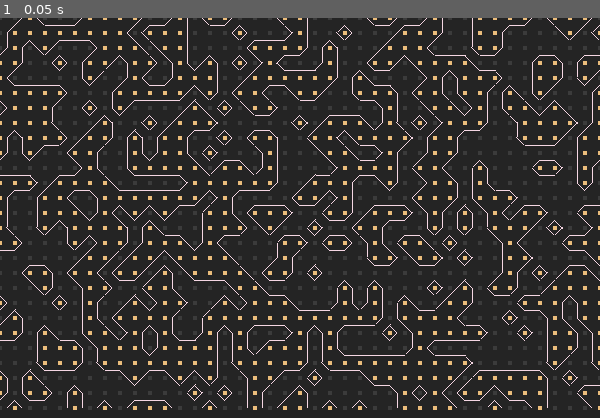
Above: before the commit, frame 1.
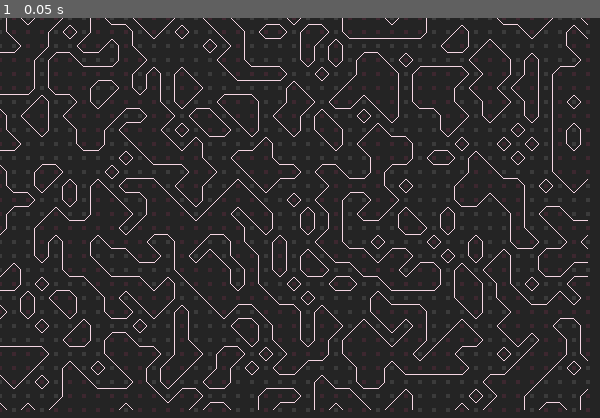
Above: after the commit, the same moment.

Repository: Excoh/marching-squares
Game: Godot game, scene res://basic_marching_square.tscn
The game is run twice, just before and just after one commit, with the same random seed, the same clock (stepped at 60 frames per second) and the same inputs. Before the commit the project starts from res://main.tscn. The engine's default icon, where the game draws it, is replaced by a stand-in: a white triangle on a blue panel in a dark square.
Inputs:
- Up to frame 1 (0.05 s): no input

The runs differ from the first frame. In frame 1, 15% of the frame differs, in the area x 0-100%, y 0-99%.

Commit message:
Finish implementing circle marching squares

Diff:
--- a/main.tscn
+++ b/basic_marching_square.tscn
@@ -1,32 +1,32 @@
 [gd_scene load_steps=5 format=3 uid="uid://bf2skljfmoj6w"]
 
-[ext_resource type="Script" path="res://grid.gd" id="1_lyfio"]
-[ext_resource type="Texture2D" uid="uid://gd8xktem37xe" path="res://icon.svg" id="2_3ixqg"]
-[ext_resource type="Script" path="res://mover.gd" id="3_vcnhy"]
-[ext_resource type="Script" path="res://camera_controller.gd" id="4_orihq"]
+[ext_resource type="Script" path="res://grid.gd" id="1_n74iy"]
+[ext_resource type="Texture2D" uid="uid://gd8xktem37xe" path="res://icon.svg" id="2_fgebs"]
+[ext_resource type="Script" path="res://mover.gd" id="3_aj0qn"]
+[ext_resource type="Script" path="res://camera_controller.gd" id="4_f7kgo"]
 
 [node name="Main" type="Node2D"]
 
 [node name="Grid" type="Node2D" parent="."]
-script = ExtResource("1_lyfio")
+script = ExtResource("1_n74iy")
 radius = 2.5
 cell_color_off = Color(0.230315, 0.230315, 0.230315, 1)
-cell_color_on = Color(0.917538, 0.73743, 0.48375, 1)
+cell_color_on = Color(0.921569, 0.258824, 0.486275, 0.129412)
 line_color = Color(0.962302, 0.837955, 0.892017, 1)
-resolution = 15
+resolution = 14
 
 [node name="Sprite2D" type="Sprite2D" parent="." node_paths=PackedStringArray("label")]
 visible = false
 position = Vector2(10, 10)
 scale = Vector2(0.1, 0.1)
-texture = ExtResource("2_3ixqg")
-script = ExtResource("3_vcnhy")
+texture = ExtResource("2_fgebs")
+script = ExtResource("3_aj0qn")
 label = NodePath("../CanvasLayer/Control/Label")
 
 [node name="Camera2D" type="Camera2D" parent="."]
 position = Vector2(300, 200)
 position_smoothing_enabled = true
-script = ExtResource("4_orihq")
+script = ExtResource("4_f7kgo")
 
 [node name="CanvasLayer" type="CanvasLayer" parent="."]
 visible = false
--- /dev/null
+++ b/circles_marching_square.gd
@@ -0,0 +1,164 @@
+extends Node2D
+
+@export var grid_color: Color = Color.DIM_GRAY
+@export var is_grid_drawn: bool = true
+@export var is_grid_debug_drawn: bool = true
+## The number of cells for x and y axes.
+## Setting this number too high will slow
+## the program down.
+@export var axis_count: Vector2i = Vector2i(15, 15)
+## The resolution between cells for x and y axes
+var resolution: Vector2 = Vector2.ZERO
+var grid_size: Vector2i = Vector2i(600, 400)
+
+# Called when the node enters the scene tree for the first time.
+func _ready() -> void:
+	update_resolution()
+
+func _input(event: InputEvent) -> void:
+	if event is InputEventMouseMotion:
+		queue_redraw()
+
+## Check to see if a point is in a circle
+func is_in_circle(point_weight: float) -> int:
+	return 0 if point_weight < 1.0 else 1
+
+## Used to calculate the weight
+## of each point to find the
+## intermediate locations of the contour
+func point_value(circles_array: Array, position: Vector2) -> float:
+	var sum: float = 0
+	for circle in circles_array:
+		sum += circle.radius**2 / ((position.x-circle.position.x)**2 + (position.y-circle.position.y)**2)
+	return sum
+
+func _draw() -> void:
+	if is_grid_drawn:
+		draw_grid()
+	for i in range(axis_count.x):
+		for j in range(axis_count.y):
+			var x: float = i * resolution.x
+			var y: float = j * resolution.y
+			var loc: Vector2 = Vector2(x, y)
+			var mouse_pos: Vector2 = get_viewport().get_mouse_position()
+			var circles: Array = [{"position": mouse_pos, "radius": 75}]
+			circles.append({
+				"position": Vector2(100,100),
+				"radius": 25
+			})
+			circles.append({
+				"position": Vector2(100,300),
+				"radius": 50
+			})
+			circles.append({
+				"position": Vector2(500,300),
+				"radius": 60
+			})
+			if i <= axis_count.x-1 or j <= axis_count.y-1:
+				##  p o----a----o q
+				##    |         |
+				##    d         b
+				##    |         |
+				##  r o----c----o s
+				## ax, by, cx, and dy are equations to calculate
+				## the intermediate location of the contours instead of just being in the middle
+				## of the square, i.e. instead of being in the middles of p and q, q and s, etc.
+				var p_pos = Vector2(x,y); var q_pos = Vector2(x+resolution.x, y)
+				var r_pos = Vector2(x, y+resolution.y); var s_pos = Vector2(x+resolution.x, y+resolution.y)
+
+				var p_weight: float = point_value(circles, p_pos)
+				var q_weight: float = point_value(circles, q_pos)
+				var r_weight: float = point_value(circles, r_pos)
+				var s_weight: float = point_value(circles, s_pos)
+
+				var ax = p_pos.x + ((q_pos.x - p_pos.x) * ((1-p_weight)/(q_weight-p_weight)))
+				var by = q_pos.y + ((s_pos.y-q_pos.y) * ((1-q_weight)/(s_weight-q_weight)))
+				var cx = r_pos.x +((s_pos.x-r_pos.x) * ((1-r_weight)/(s_weight-r_weight)))
+				var dy = p_pos.y + ((r_pos.y-p_pos.y) * ((1-p_weight)/(r_weight-p_weight)))
+				var a: Vector2 = Vector2(ax, y)
+				var b: Vector2 = Vector2(x + resolution.x, by)
+				var c: Vector2 = Vector2(cx, y + resolution.y)
+				var d: Vector2 = Vector2(x, dy)
+				var state: int = (
+					8 * is_in_circle(p_weight) +
+					4 * is_in_circle(q_weight) +
+					2 * is_in_circle(s_weight) +
+					1 * is_in_circle(r_weight)
+					#a*8 + b*4 + c*2 + d*1
+				)
+				draw_contours(state, a,b,c,d)
+			if is_grid_debug_drawn:
+				var sum: float = 0
+				for circle in circles:
+					sum += circle.radius**2 / ((loc.x-circle.position.x)**2 + (loc.y-circle.position.y)**2)
+				draw_circle(loc, 2.5, Color.WHEAT)
+				draw_string(ThemeDB.fallback_font, loc + Vector2(6, 16), "{val}".format({"val":"%0.2f" % sum}),HORIZONTAL_ALIGNMENT_CENTER, -1, 12, Color.DIM_GRAY)
+				draw_circles(circles)
+
+func draw_circles(circles_array: Array) -> void:
+	for circle in circles_array:
+		draw_circle(circle.position, circle.radius, Color.RED, false)
+
+func draw_grid() -> void:
+	for i in range(axis_count.x):
+		draw_line(Vector2(i*resolution.x, 0), Vector2(i*resolution.x, grid_size.y), grid_color)
+	for i in range(axis_count.y):
+		draw_line(Vector2(0, i*resolution.y), Vector2(grid_size.x, i*resolution.y), grid_color)
+
+func update_resolution() -> void:
+	resolution.x = (grid_size.x / axis_count.x)
+	resolution.y = (grid_size.y / axis_count.y)
+
+func draw_contours(idx: int, a: Vector2, b: Vector2, c: Vector2, d: Vector2) -> void:
+	var line_col: Color = Color.LAWN_GREEN
+	match idx:
+		0:
+			# Do nothing, display no contours
+			pass
+		1:
+			draw_line(d, c, line_col)
+			pass
+		2:
+			draw_line(c, b, line_col)
+			pass
+		3:
+			draw_line(d, b, line_col)
+			pass
+		4:
+			draw_line(a, b, line_col)
+			pass
+		5:
+			draw_line(a,d, line_col)
+			draw_line(b, c, line_col)
+			pass
+		6:
+			draw_line(a, c, line_col)
+			pass
+		7:
+			draw_line(a, d, line_col)
+			pass
+		8:
+			draw_line(a, d, line_col)
+			pass
+		9:
+			draw_line(a, c, line_col)
+			pass
+		10:
+			draw_line(a, b, line_col)
+			draw_line(c, d, line_col)
+			pass
+		11:
+			draw_line(a, b, line_col)
+			pass
+		12:
+			draw_line(b, d, line_col)
+			pass
+		13:
+			draw_line(b, c, line_col)
+			pass
+		14:
+			draw_line(c, d, line_col)
+			pass
+		15:
+			# Do nothing, display no contours
+			pass
--- /dev/null
+++ b/circles_marching_square.tscn
@@ -0,0 +1,14 @@
+[gd_scene load_steps=4 format=3 uid="uid://d3oaop0ni08wg"]
+
+[ext_resource type="Script" path="res://circles_marching_square.gd" id="1_ke7wt"]
+[ext_resource type="PackedScene" uid="uid://bt63tubebbd6h" path="res://mouse_pos_label.tscn" id="2_t7xxg"]
+[ext_resource type="Script" path="res://mouse_debug_info.gd" id="3_gm47x"]
+
+[node name="CirclesMarchingSquare" type="Node2D"]
+script = ExtResource("1_ke7wt")
+grid_color = Color(0.25, 0.25, 0.25, 1)
+
+[node name="MouseDebugInfo" parent="." instance=ExtResource("2_t7xxg")]
+script = ExtResource("3_gm47x")
+is_mouse_visible = false
+is_debug_info_visible = false
--- /dev/null
+++ b/mouse_debug_info.gd
@@ -0,0 +1,32 @@
+extends Node2D
+@export var point_color: Color = Color.MAGENTA
+@export var circle_color: Color = Color.RED
+@export var point_size: float = 2.0
+@export var radius: float = 75
+@export var is_mouse_visible: bool = true
+@export var is_debug_info_visible: bool = true
+
+func _ready() -> void:
+	if not is_mouse_visible:
+		Input.mouse_mode = Input.MOUSE_MODE_HIDDEN;
+	if is_debug_info_visible:
+		$Label.visible = true
+	else:
+		$Label.visible = false
+
+func _input(event) -> void:
+	if event.is_action_pressed("ui_cancel"):
+		if Input.mouse_mode == Input.MOUSE_MODE_HIDDEN:
+			Input.mouse_mode = Input.MOUSE_MODE_VISIBLE
+		elif Input.mouse_mode == Input.MOUSE_MODE_VISIBLE:
+			Input.mouse_mode = Input.MOUSE_MODE_HIDDEN
+
+	if is_debug_info_visible and event is InputEventMouseMotion:
+		$Label.text = str(event.position)
+		position = event.position
+
+
+func _draw() -> void:
+	if is_debug_info_visible:
+		draw_circle(Vector2.ZERO, point_size, point_color)
+		draw_circle(Vector2.ZERO, radius, circle_color, false)
--- /dev/null
+++ b/mouse_pos_label.tscn
@@ -0,0 +1,10 @@
+[gd_scene format=3 uid="uid://bt63tubebbd6h"]
+
+[node name="MousePosLabel" type="Node2D"]
+
+[node name="Label" type="Label" parent="."]
+offset_left = 20.0
+offset_top = 15.0
+offset_right = 140.0
+offset_bottom = 38.0
+text = "Mouse Pos (x,y)"
--- a/project.godot
+++ b/project.godot
@@ -11,7 +11,7 @@
 [application]
 
 config/name="MarchingSquares"
-run/main_scene="res://main.tscn"
+run/main_scene="res://basic_marching_square.tscn"
 config/features=PackedStringArray("4.3", "Forward Plus")
 config/icon="res://icon.svg"
 
